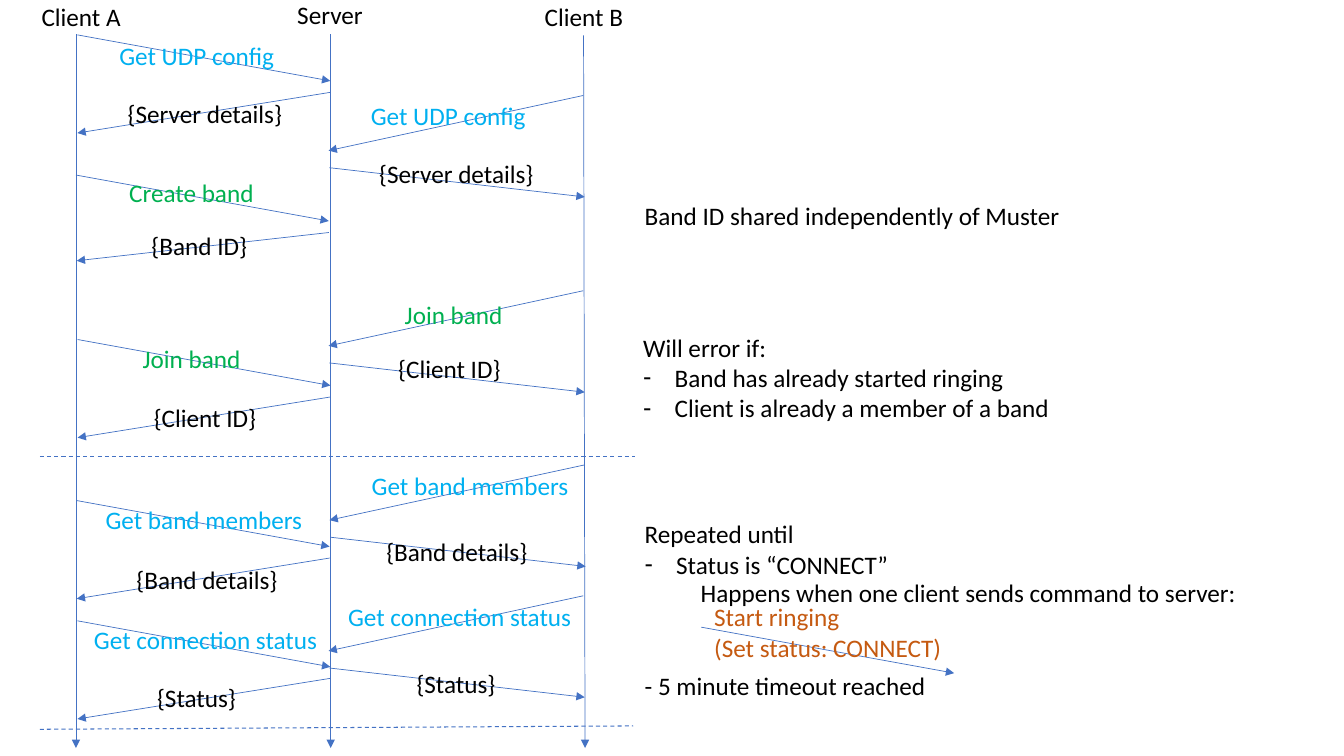
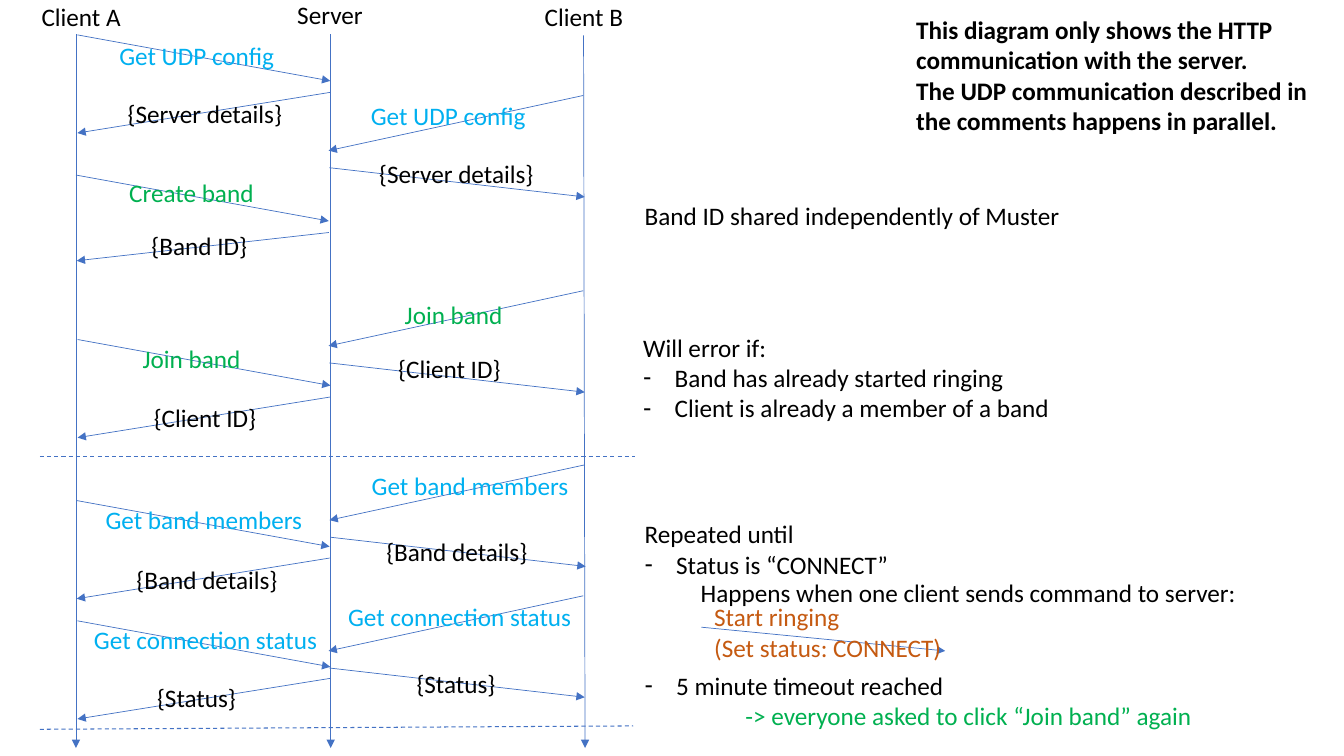
Before and after one commit to drichards2/muster, a slide deck: slide 1 of Muster.pptx. Drawn at 1344x756 pixels with LibreOffice and Linux fonts; fonts in the diff are those of the drawing. Boxes give left, top, right and bottom in pixels: in the first picture for what was removed or moved away, otherwise in the second. Text is boxed around its words. In the diff, an @@ line names an element or a change of style, - is before the commit and + after.

Commit message:
Minor updates.

```diff
--- a/Muster.pptx
+++ b/Muster.pptx
@@ text added at bbox=[916, 21, 1307, 134], 18 pt, text #000000, bold @@
+This diagram only shows the HTTP communication with the server.
+The UDP communication described in the comments happens in parallel.
@@ arrow moved from (702, 627) - (955, 674) to (702, 627) - (946, 651) @@
@@ text at bbox=[676, 677, 1192, 730]: text changed; text colour #000000 to #00B050 @@
-- 5 minute timeout reached
+– 5 minute timeout reached
+-> everyone asked to click “Join band” again
```
Also in this commit, not shown: 2 other slides changed.
